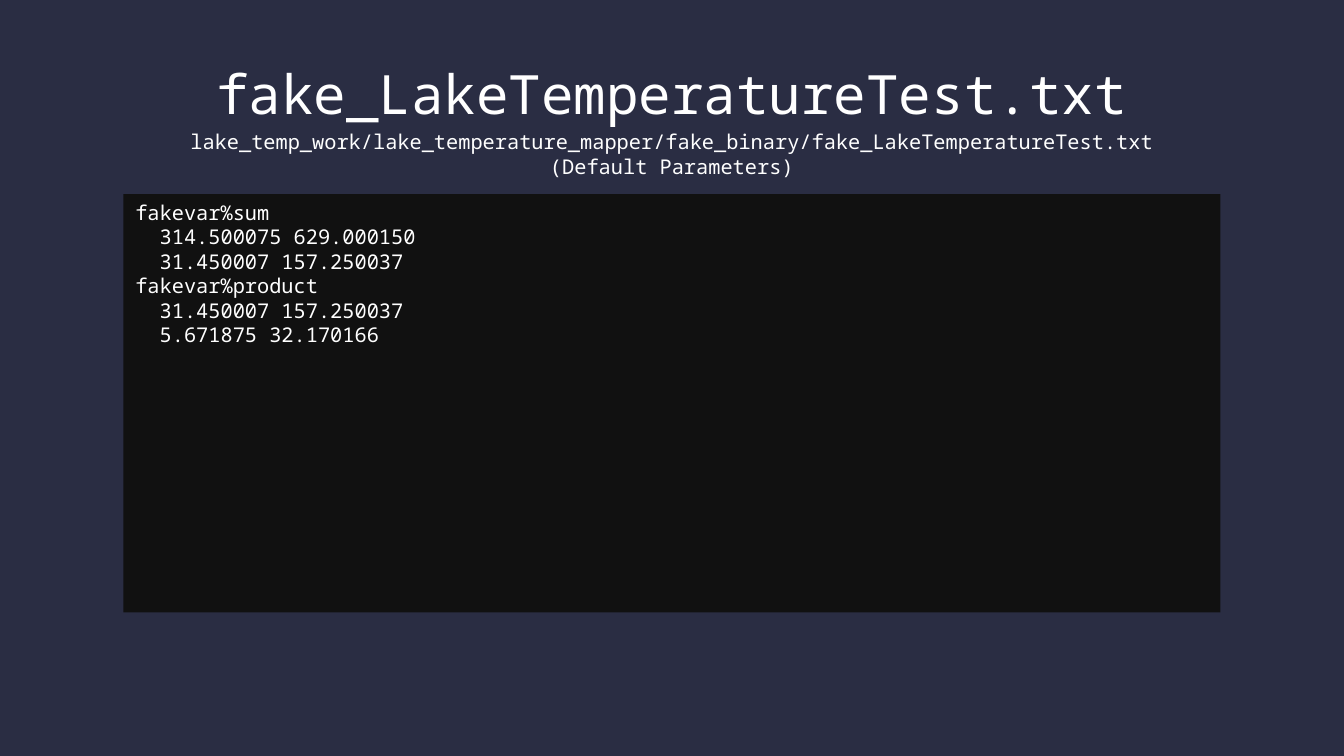
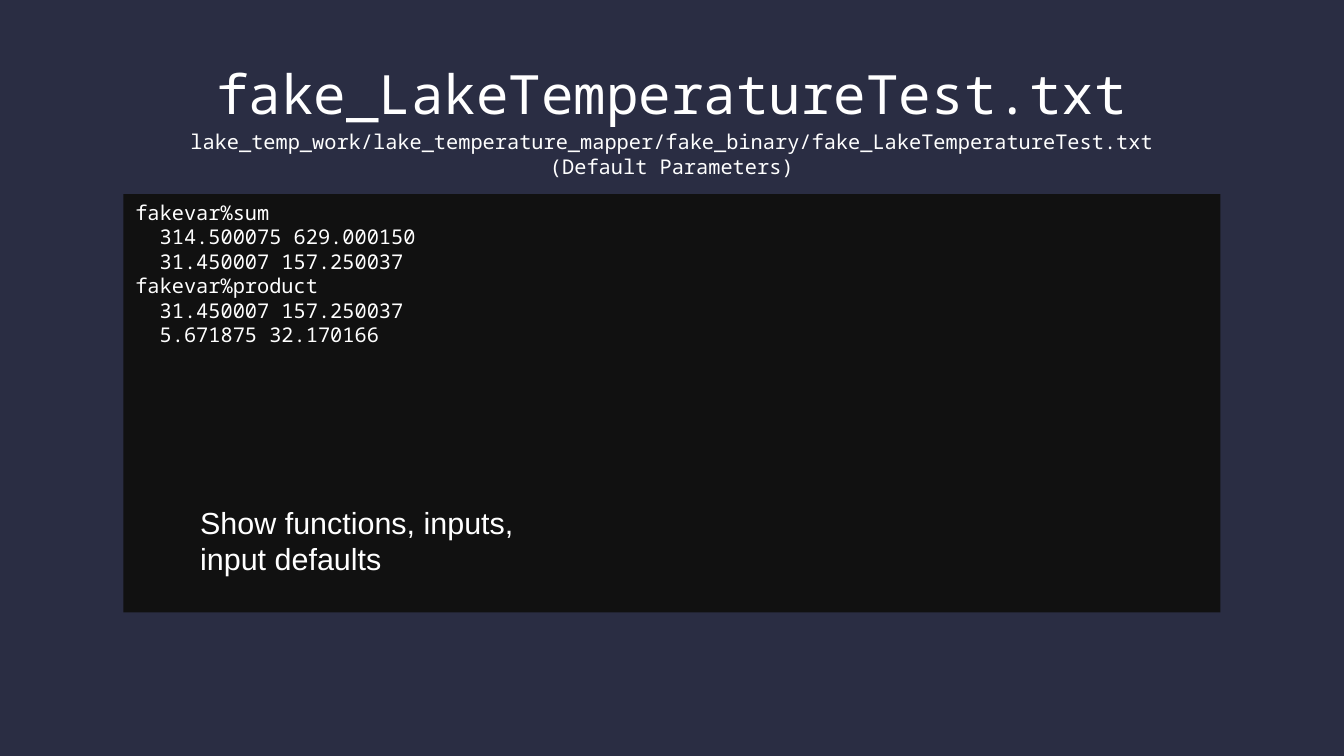
Before and after one commit to SamAllen06/lake_temp_work, a slide deck: slide 8 of documentation/lake_temperature.odp. Drawn at 1344x756 pixels with LibreOffice and Linux fonts; fonts in the diff are those of the drawing. Boxes give left, top, right and bottom in pixels: in the first picture for what was removed or moved away, otherwise in the second. Text is boxed around its words. In the diff, an @@ line names an element or a change of style, - is before the commit and + after.

```diff
--- a/documentation/lake_temperature.odp
+++ b/documentation/lake_temperature.odp
@@ text added at (x1=200, y1=512, x2=514, y2=576), 18 pt, text #FFFFFF @@
+Show functions, inputs, input defaults
```
Also in this commit, not shown: 14 other slides changed, 1 slide added, 1 slide removed, 4 other files.
